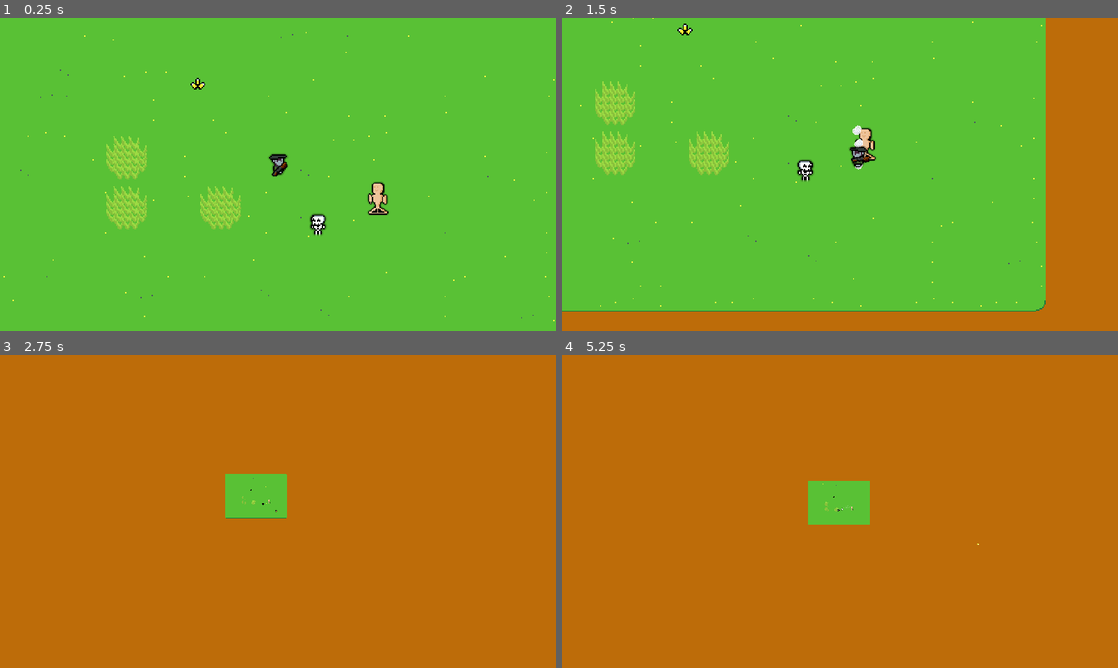
Above: before the commit, frames 1-4 (two rows, left to right).
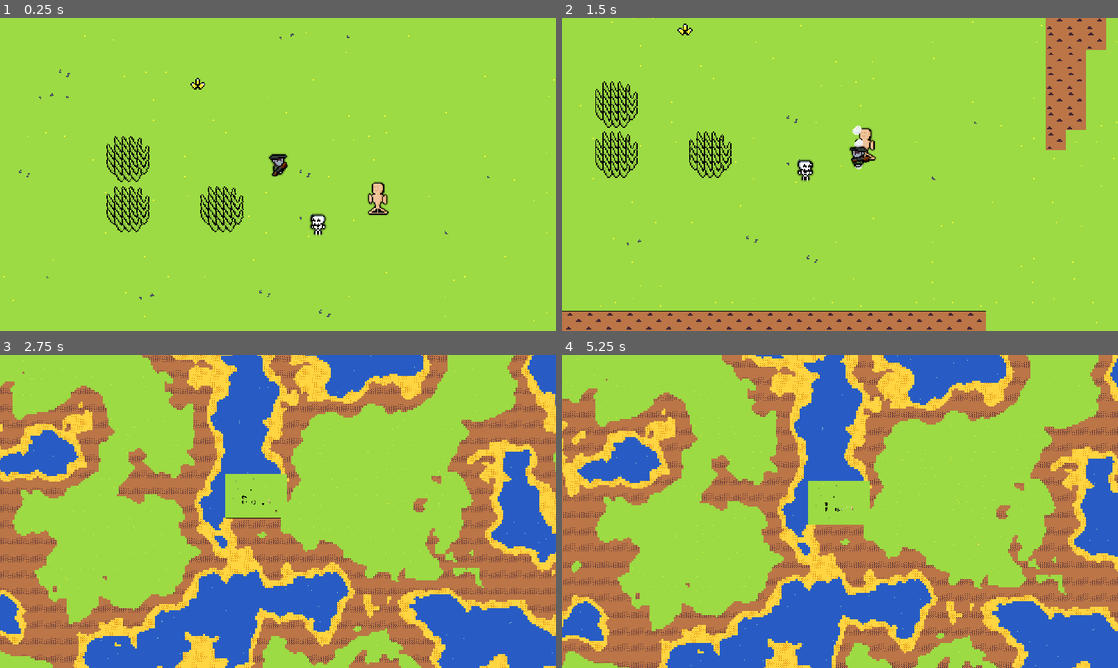
Above: after the commit, the same moments.

Repository: thomz2/exploration-rogue-game
Game: Godot game, scene res://Levels/game_level_2.tscn
Same seed, same stepped clock (60 frames per second), same inputs: the game is played once before the commit and once after it. This scene is started directly instead of the project's main scene.
Inputs (mouse positions are in pixels of both pictures, inside the frame that each line leads up to):
- Up to frame 1 (0.25 s): no input
- Up to frame 2 (1.5 s): move the mouse to (962, 158) at 0.52 s; hold D (right) 0.53-1.28 s; click (962, 158) at 0.6 s; move the mouse to (728, 190) at 1.27 s; hold S (down) from 1.28 s (still down); tap Shift (dash) at 1.35 s
- Up to frame 3 (2.75 s): move the mouse to (333, 442) at 2.02 s; release S (down) at 2.03 s; hold D (right) from 2.03 s (still down); hold Mouse wheel down (scroll_down) from 2.03 s (still down)
- Up to frame 4 (5.25 s): move the mouse to (812, 574) at 2.77 s; release D (right) at 2.78 s; release Mouse wheel down (scroll_down) at 2.78 s; hold W (up) 2.78-3.53 s; tap Mouse wheel up (scroll_up) at 2.85 s; move the mouse to (1006, 558) at 3.52 s; hold A (left) 3.53-5.03 s; click (1006, 558) at 3.6 s; move the mouse to (673, 464) at 4.27 s; tap Shift (dash) at 4.35 s; move the mouse to (867, 511) at 5.02 s; hold S (down) from 5.03 s (still down); hold Mouse wheel down (scroll_down) from 5.03 s (still down)

The runs differ from the first frame. In frame 1, 98% of the frame differs, in the area x 0-100%, y 0-100%; in frame 2, 99%; in frame 3, 100%; in frame 4, 100%.

Commit message:
proc world generation

Diff:
--- a/Characters/player_old_man.gd
+++ b/Characters/player_old_man.gd
@@ -34,9 +34,9 @@
 ]
 
 func _ready():
-	print("posição da arma: ", $Pistol.global_position.y)
-	print("posição do sprite: ", $Sprite2D.global_position.y)
-
+	#print("posição da arma: ", $Pistol.global_position.y)
+	#print("posição do sprite: ", $Sprite2D.global_position.y)
+	pass
 
 # underscore in godot is equal to "unused"
 # delta é o intervalo de tempo entre o frame anterior e o atual.
--- a/Entities/buddy.tscn
+++ b/Entities/buddy.tscn
@@ -1,34 +1,6 @@
 [gd_scene load_steps=6 format=3 uid="uid://2gcvdxeaj1al"]
 
 [ext_resource type="Texture2D" uid="uid://b6h244frtraqb" path="res://Art/Entities/jvlira.png" id="1_fmb67"]
-
-[sub_resource type="Animation" id="Animation_1s03b"]
-resource_name = "idle"
-loop_mode = 1
-tracks/0/type = "value"
-tracks/0/imported = false
-tracks/0/enabled = true
-tracks/0/path = NodePath("Sprite2D:frame")
-tracks/0/interp = 2
-tracks/0/loop_wrap = true
-tracks/0/keys = {
-"times": PackedFloat32Array(0, 0.5, 1),
-"transitions": PackedFloat32Array(1, 1, 1),
-"update": 1,
-"values": [0, 1, 0]
-}
-tracks/1/type = "value"
-tracks/1/imported = false
-tracks/1/enabled = true
-tracks/1/path = NodePath("Sprite2D:scale")
-tracks/1/interp = 2
-tracks/1/loop_wrap = true
-tracks/1/keys = {
-"times": PackedFloat32Array(0, 0.5, 1),
-"transitions": PackedFloat32Array(1, 1, 1),
-"update": 0,
-"values": [Vector2(1, 1), Vector2(1.02, 0.98), Vector2(1, 1)]
-}
 
 [sub_resource type="Animation" id="Animation_8wktt"]
 length = 0.001
@@ -55,6 +27,34 @@
 "transitions": PackedFloat32Array(1),
 "update": 0,
 "values": [Vector2(1, 1)]
+}
+
+[sub_resource type="Animation" id="Animation_1s03b"]
+resource_name = "idle"
+loop_mode = 1
+tracks/0/type = "value"
+tracks/0/imported = false
+tracks/0/enabled = true
+tracks/0/path = NodePath("Sprite2D:frame")
+tracks/0/interp = 2
+tracks/0/loop_wrap = true
+tracks/0/keys = {
+"times": PackedFloat32Array(0, 0.5, 1),
+"transitions": PackedFloat32Array(1, 1, 1),
+"update": 1,
+"values": [0, 1, 0]
+}
+tracks/1/type = "value"
+tracks/1/imported = false
+tracks/1/enabled = true
+tracks/1/path = NodePath("Sprite2D:scale")
+tracks/1/interp = 2
+tracks/1/loop_wrap = true
+tracks/1/keys = {
+"times": PackedFloat32Array(0.0333333, 0.533333, 1.03333),
+"transitions": PackedFloat32Array(1, 1, 1),
+"update": 0,
+"values": [Vector2(1, 1), Vector2(1.02, 0.98), Vector2(1, 1)]
 }
 
 [sub_resource type="Animation" id="Animation_ftou5"]
--- a/Environment/leafable.tscn
+++ b/Environment/leafable.tscn
@@ -122,7 +122,7 @@
 centered = false
 offset = Vector2(-4, -11)
 region_enabled = true
-region_rect = Rect2(99, 4, 8, 11)
+region_rect = Rect2(99, 3, 10, 13)
 
 [node name="AnimationPlayer" type="AnimationPlayer" parent="."]
 libraries = {
--- a/Levels/game_level_2.tscn
+++ b/Levels/game_level_2.tscn
@@ -1,12 +1,14 @@
-[gd_scene load_steps=16 format=4 uid="uid://dv4cfrg1qs40w"]
+[gd_scene load_steps=24 format=4 uid="uid://dv4cfrg1qs40w"]
 
-[ext_resource type="Script" path="res://Scripts/z_index_sorter.gd" id="1_g3xrh"]
 [ext_resource type="PackedScene" uid="uid://d0bhdhaidg4a3" path="res://Characters/player_old_man.tscn" id="2_tnnu7"]
 [ext_resource type="Script" path="res://Scripts/proc_gen_world.gd" id="3_2ngac"]
 [ext_resource type="Script" path="res://Scripts/camera_offset_by_aim_script.gd" id="3_u52p4"]
 [ext_resource type="Texture2D" uid="uid://bsssyqggjvdd5" path="res://Art/Tilesets/grass_tileset.png" id="3_vasax"]
 [ext_resource type="PackedScene" uid="uid://tstdijoh60e7" path="res://Environment/leaves_area.tscn" id="5_4pp8u"]
+[ext_resource type="Texture2D" uid="uid://b8u6wupnpf44l" path="res://Art/Tilesets/sand_tileset.png" id="5_flpiv"]
+[ext_resource type="Texture2D" uid="uid://vch8uynkag0j" path="res://Art/Tilesets/dirt_tileset.png" id="5_x5cc5"]
 [ext_resource type="PackedScene" uid="uid://btd1uwns5qxik" path="res://Entities/skeleton.tscn" id="6_ku46l"]
+[ext_resource type="Texture2D" uid="uid://0a862vtolrv3" path="res://Art/Tilesets/water_tileset.png" id="6_l4j4p"]
 [ext_resource type="PackedScene" uid="uid://gw5jpjfg6or3" path="res://Entities/training_dummy.tscn" id="7_d1dyh"]
 [ext_resource type="PackedScene" uid="uid://kwh4iipdygp3" path="res://Items/ItemArea.tscn" id="8_j6msx"]
 [ext_resource type="Resource" uid="uid://clb4efemgfdt5" path="res://Resources/Items/Upgrades/tripleshot_item.tres" id="9_y6hgc"]
@@ -21,6 +23,30 @@
 [sub_resource type="NoiseTexture2D" id="NoiseTexture2D_6kvms"]
 color_ramp = SubResource("Gradient_d408o")
 noise = SubResource("FastNoiseLite_8lqwr")
+
+[sub_resource type="TileSetAtlasSource" id="TileSetAtlasSource_11qtc"]
+texture = ExtResource("6_l4j4p")
+1:0/0 = 0
+1:1/0 = 0
+1:2/0 = 0
+2:0/0 = 0
+
+[sub_resource type="TileSet" id="TileSet_jjwgx"]
+sources/0 = SubResource("TileSetAtlasSource_11qtc")
+
+[sub_resource type="TileSetAtlasSource" id="TileSetAtlasSource_ly1lc"]
+texture = ExtResource("5_flpiv")
+1:0/0 = 0
+
+[sub_resource type="TileSet" id="TileSet_pg2ey"]
+sources/0 = SubResource("TileSetAtlasSource_ly1lc")
+
+[sub_resource type="TileSetAtlasSource" id="TileSetAtlasSource_pg4ql"]
+texture = ExtResource("5_x5cc5")
+1:0/0 = 0
+
+[sub_resource type="TileSet" id="TileSet_8okc6"]
+sources/0 = SubResource("TileSetAtlasSource_pg4ql")
 
 [sub_resource type="TileSetAtlasSource" id="TileSetAtlasSource_ws77u"]
 texture = ExtResource("3_vasax")
@@ -84,7 +110,6 @@
 
 [node name="GameLevel2" type="Node2D"]
 y_sort_enabled = true
-script = ExtResource("1_g3xrh")
 
 [node name="Camera2D" type="Camera2D" parent="."]
 script = ExtResource("3_u52p4")
@@ -94,11 +119,18 @@
 script = ExtResource("3_2ngac")
 noise_texture = SubResource("NoiseTexture2D_6kvms")
 
+[node name="Water" type="TileMapLayer" parent="World"]
+tile_set = SubResource("TileSet_jjwgx")
+
+[node name="Sand" type="TileMapLayer" parent="World"]
+tile_set = SubResource("TileSet_pg2ey")
+
+[node name="Dirt" type="TileMapLayer" parent="World"]
+tile_set = SubResource("TileSet_8okc6")
+
 [node name="Grass" type="TileMapLayer" parent="World"]
 tile_map_data = PackedByteArray("AAD7//3/AAABAAQAAAD8//3/AAABAAQAAAD8//7/AAABAAQAAAD9//7/AAABAAIAAAD9////AAABAAQAAAD+// …(11328 unchanged characters)…
 tile_set = SubResource("TileSet_boljk")
-
-[node name="Dirt" type="TileMapLayer" parent="World"]
 
 [node name="Leaves" type="Node2D" parent="."]
 y_sort_enabled = true
--- a/Resources/Environment/Leafables/leaf3.tres
+++ b/Resources/Environment/Leafables/leaf3.tres
@@ -5,7 +5,7 @@
 [resource]
 script = ExtResource("1_243t1")
 name = ""
-region_xy = Vector2(99, 4)
-region_wh = Vector2(8, 11)
+region_xy = Vector2(99, 3)
+region_wh = Vector2(10, 13)
 scale_range = Vector2(1, 2.4)
 offset = Vector2(-4, -11)
--- a/Scripts/proc_gen_world.gd
+++ b/Scripts/proc_gen_world.gd
@@ -1,14 +1,77 @@
+#(0.4314, 0.1647, 0, 1), - marrom
+#(0, 0.7765, 0, 1), - verde
+#(1, 1, 0, 1), - amarelo
+#(0, 0, 1, 1) - azul
+
 extends Node2D
 
 @export var noise_texture : NoiseTexture2D
-var noise : Noise
+var noise : FastNoiseLite
+var noise_img : Image
 
-var width = 100
-var height = 100
+var width = 400
+var height = 400
+
+var source_id = 0
+var water = {
+	"atlas": Vector2i(2, 0),
+	"color": Color(0, 0, 1, 1).to_html(true),
+	"secondary_tiles": [
+		{
+			"chance": 2, # 2%
+			"atlas": {
+				"tiles": [Vector2i(1, 0), Vector2i(1, 1), Vector2i(1, 2)],
+				"animation": true
+			}
+		}
+	]
+}
+var sand = {
+	"atlas": Vector2i(1, 0),
+	"color": Color(1, 1, 0, 1).to_html(true)
+}
+var dirt = {
+	"atlas": Vector2i(1, 0),
+	"color": Color(0.4314, 0.1647, 0, 1).to_html(true)
+}
+var grass = {
+	"atlas": Vector2i(1, 4),
+	"color": Color(0, 0.7765, 0, 1).to_html(true),
+	"secondary_tiles": [
+		{
+			"chance": 30, # 30%
+			"atlas": {
+				"tiles": [Vector2i(1, 0), Vector2i(1, 1), Vector2i(1, 2), Vector2i(1, 3)],
+				"animation": false,
+			}
+		},
+	],
+}
 
 func _ready():
 	noise = noise_texture.noise
+	noise.seed = 2 # ISSO DEFINE O MUNDO GERADO
+	await noise_texture.changed
+	noise_img = noise_texture.get_image()
 	generate_world()
 
 func generate_world():
-	pass
+	for x in range(-width/2, width/2):
+		for y in range(-height/2, height/2):
+			var noise_pixel = noise_img.get_pixel(x + width/2, y + height/2).to_html(true)
+			if noise_pixel.contains(dirt["color"]):
+				$Dirt.set_cell(Vector2i(x, y), source_id, dirt["atlas"])
+			elif noise_pixel.contains(water["color"]):
+				$Water.set_cell(Vector2i(x, y), source_id, water["atlas"])
+				if water["secondary_tiles"]:
+					var rn = randi() % 100
+					if rn < water["secondary_tiles"][0]["chance"]:
+						$Water.set_cell(Vector2i(x, y), source_id, water["secondary_tiles"][0]["atlas"]["tiles"][rn % water["secondary_tiles"][0]["atlas"]["tiles"].size()])
+			elif noise_pixel.contains(grass["color"]):
+				$Grass.set_cell(Vector2i(x, y), source_id, grass["atlas"])
+				if grass["secondary_tiles"]:
+					var rn = randi() % 100
+					if rn < grass["secondary_tiles"][0]["chance"]:
+						$Grass.set_cell(Vector2i(x, y), source_id, grass["secondary_tiles"][0]["atlas"]["tiles"][rn % grass["secondary_tiles"][0]["atlas"]["tiles"].size()])
+			else:
+				$Sand.set_cell(Vector2i(x, y), source_id, sand["atlas"])
Binary file added: Art/Tilesets/dirt_tileset.png
Not shown, added: Art/Tilesets/dirt_tileset.png.import
Binary file changed: Art/Tilesets/grass_tileset.png
Binary file added: Art/Tilesets/sand_tileset.png
Not shown, added: Art/Tilesets/sand_tileset.png.import
Binary file added: Art/Tilesets/water_tileset.png
Not shown, added: Art/Tilesets/water_tileset.png.import
